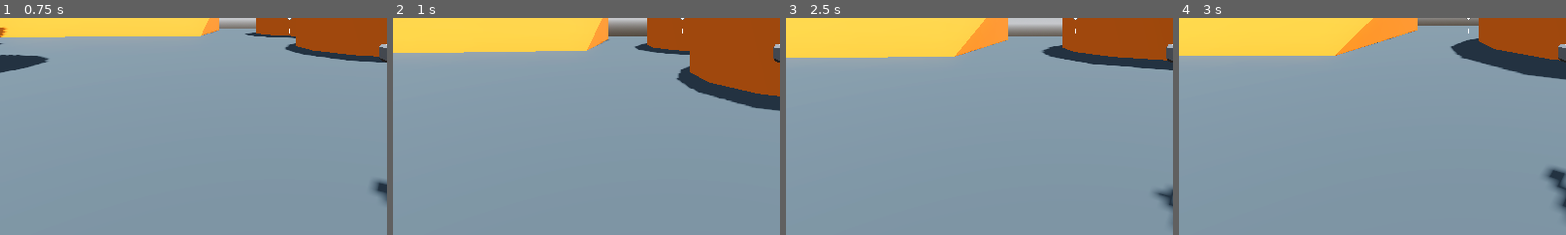
Above: before the commit, frames 1-4 (left to right).
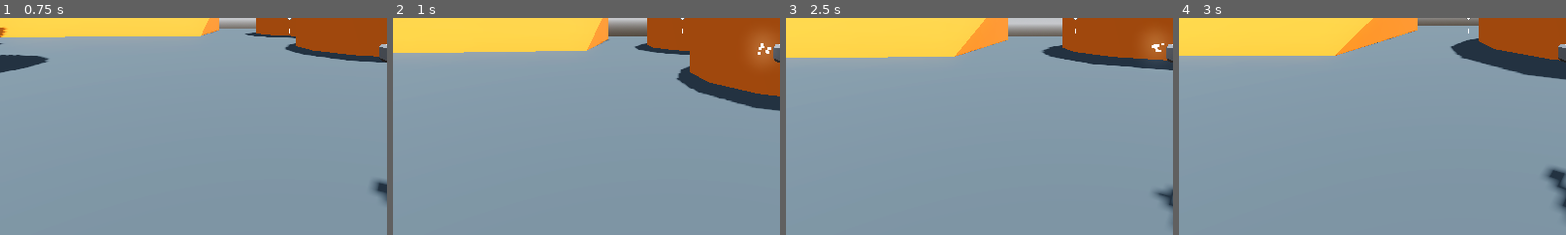
Above: after the commit, the same moments.

Repository: DTNevaeha/Shootout
Game: Godot game, scene res://Levels/SandBox.tscn
Same seed, same stepped clock (60 frames per second), same inputs: the game is played once before the commit and once after it.
Inputs (mouse positions are % of the whole screen's width and height, from its top left):
- Up to frame 1 (0.75 s): tap Enter at 0.5 s; move the mouse to (55, 50) at 0.52 s; press the mouse at (55, 50) at 0.53 s; hold W (move_forward) from 0.53 s (still down)
- Up to frame 2 (1 s): keep holding W (move_forward); tap Space (jump) at 0.77 s
- Up to frame 3 (2.5 s): keep holding W (move_forward); move the mouse to (45, 50) at 1.27 s; release the mouse at (45, 50) at 1.28 s; click (45, 50) at 1.35 s; tap Space (jump) at 1.52 s; move the mouse to (52, 48) at 2.02 s; press the mouse at (52, 48) at 2.03 s
- Up to frame 4 (3 s): keep holding W (move_forward); move the mouse to (49, 52) at 2.77 s; release the mouse at (49, 52) at 2.78 s; click (49, 52) at 2.85 s
The pictures show only the part of the screen within x 13-63%, y 50-100%; the shares and areas given below are measured in that part.

Frame 1 is identical in both runs. In frame 2, 0.4% of the frame differs, in the area x 93-98%, y 8-20%; in frame 3, 0.2%; in frame 4, nothing differs.

Commit message:
Added muzzle flash particles

Diff:
--- a/Player/player.gd
+++ b/Player/player.gd
@@ -1,5 +1,4 @@
 extends CharacterBody3D
-
 
 const SPEED = 5.0
 
--- a/Weapons/SMG.tscn
+++ b/Weapons/SMG.tscn
@@ -1,10 +1,47 @@
-[gd_scene load_steps=3 format=3 uid="uid://duvo08au3rw41"]
+[gd_scene load_steps=8 format=3 uid="uid://duvo08au3rw41"]
 
 [ext_resource type="PackedScene" uid="uid://dnp3n1gun4xnx" path="res://Weapons/hitscan_weapon.tscn" id="1_1f0d0"]
 [ext_resource type="PackedScene" uid="uid://dk86q6ho81eul" path="res://Weapons/SMG.glb" id="2_1pp2t"]
 
-[node name="SMG" node_paths=PackedStringArray("weapon_mesh") instance=ExtResource("1_1f0d0")]
+[sub_resource type="StandardMaterial3D" id="StandardMaterial3D_y64vi"]
+emission_enabled = true
+emission = Color(1, 1, 1, 1)
+emission_energy_multiplier = 3.0
+
+[sub_resource type="Curve" id="Curve_5e2c3"]
+_data = [Vector2(0, 1), 0.0, 0.0, 0, 0, Vector2(1, 0), 0.0, 0.0, 0, 0]
+point_count = 2
+
+[sub_resource type="CurveTexture" id="CurveTexture_wc5qt"]
+curve = SubResource("Curve_5e2c3")
+
+[sub_resource type="ParticleProcessMaterial" id="ParticleProcessMaterial_nhs6j"]
+direction = Vector3(0, 0, -1)
+spread = 8.0
+initial_velocity_min = 6.0
+initial_velocity_max = 8.0
+gravity = Vector3(0, 0, 0)
+scale_curve = SubResource("CurveTexture_wc5qt")
+
+[sub_resource type="BoxMesh" id="BoxMesh_wwp17"]
+size = Vector3(0.1, 0.1, 0.1)
+
+[node name="SMG" node_paths=PackedStringArray("weapon_mesh", "muzzle_flash") instance=ExtResource("1_1f0d0")]
 weapon_mesh = NodePath("SMG")
+muzzle_flash = NodePath("MuzzleFlash")
 
 [node name="SMG" parent="." index="1" instance=ExtResource("2_1pp2t")]
 transform = Transform3D(1, 0, 0, 0, 1, 0, 0, 0, 1, 0.714, -0.302, -1)
+
+[node name="MuzzleFlash" type="GPUParticles3D" parent="." index="3"]
+transform = Transform3D(1, 0, 0, 0, 1, 0, 0, 0, 1, 0.706353, -0.274887, -2.09624)
+material_override = SubResource("StandardMaterial3D_y64vi")
+cast_shadow = 0
+emitting = false
+lifetime = 0.07
+one_shot = true
+explosiveness = 1.0
+fixed_fps = 60
+local_coords = true
+process_material = SubResource("ParticleProcessMaterial_nhs6j")
+draw_pass_1 = SubResource("BoxMesh_wwp17")
--- a/Weapons/hitscan_weapon.gd
+++ b/Weapons/hitscan_weapon.gd
@@ -4,6 +4,7 @@
 @export var recoil := 0.05
 @export var weapon_damage := 15
 @export var weapon_mesh: Node3D
+@export var muzzle_flash: GPUParticles3D
 
 @onready var cooldown_timer: Timer = $CooldownTimer
 @onready var ray_cast_3d: RayCast3D = $RayCast3D
@@ -18,6 +19,7 @@
 	weapon_mesh.position = weapon_mesh.position.lerp(weapon_position, delta * 10.0)
 
 func shoot() -> void:
+	muzzle_flash.restart()
 	cooldown_timer.start(1.0 / fire_rate)
 	var collider = ray_cast_3d.get_collider()
 	printt("Weapon Fired!", collider)
